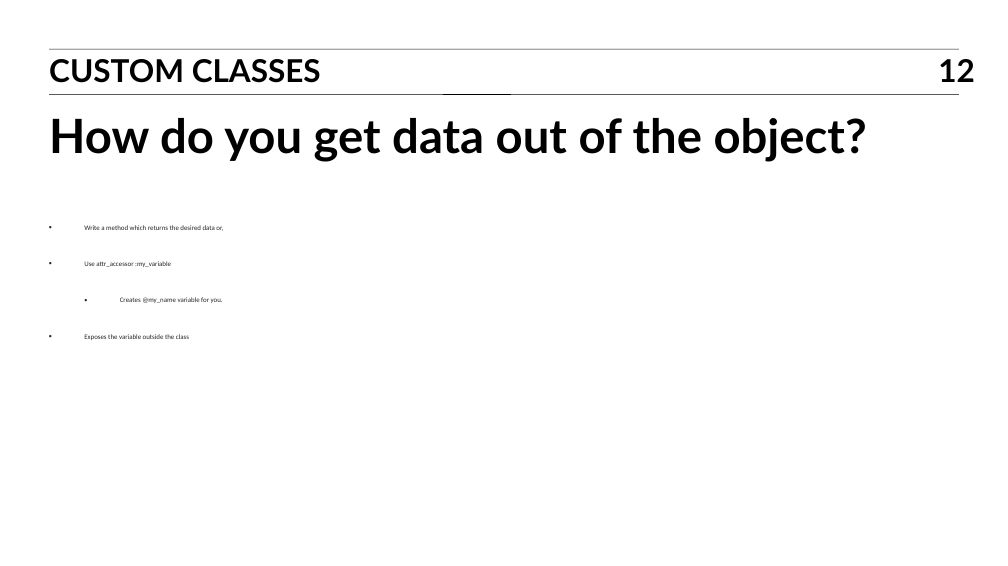
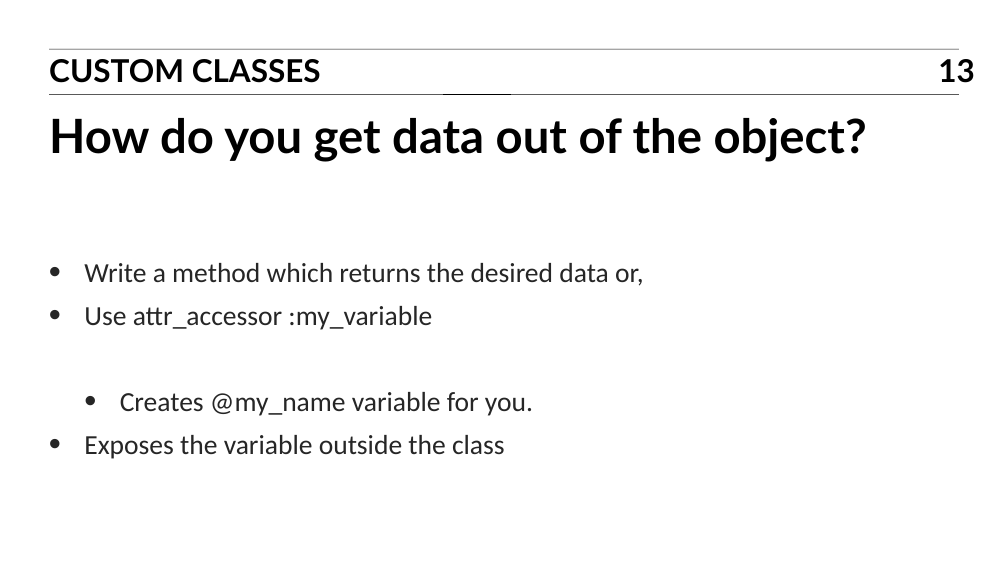
Before and after one commit to TravisGriffiths/ITR-BOS-01, a slide deck: slide 13 of Slides/05_ITR_slides.ppt (slide 12 before the commit). Drawn at 1008x566 pixels with LibreOffice and Linux fonts; fonts in the diff are those of the drawing. Boxes give left, top, right and bottom in pixels: in the first picture for what was removed or moved away, otherwise in the second. Text is boxed around its words. In the diff, an @@ line names an element or a change of style, - is before the commit and + after.

```diff
--- a/Slides/05_ITR_slides.ppt
+++ b/Slides/05_ITR_slides.ppt
@@ page number at (938, 59, 975, 83): text changed @@
-12
+13
@@ text "Write a method which returns ..." at (84, 263, 644, 459): size 7 to 28 pt @@
```
Also in this commit, not shown: 3 other slides changed, 1 slide added, 3 other files.
